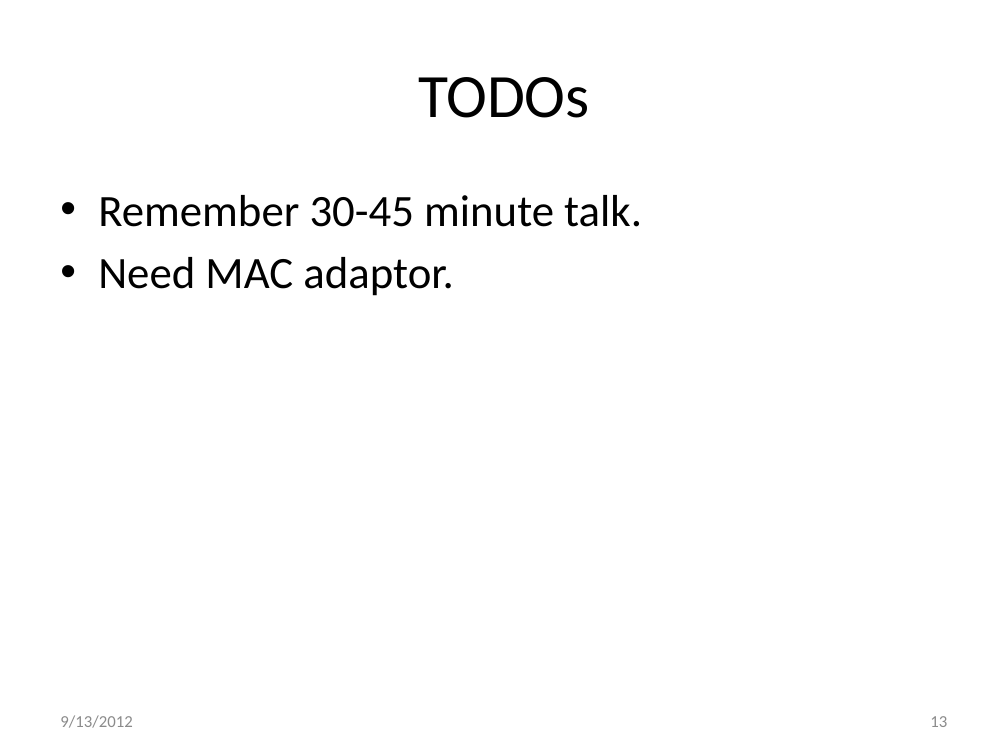
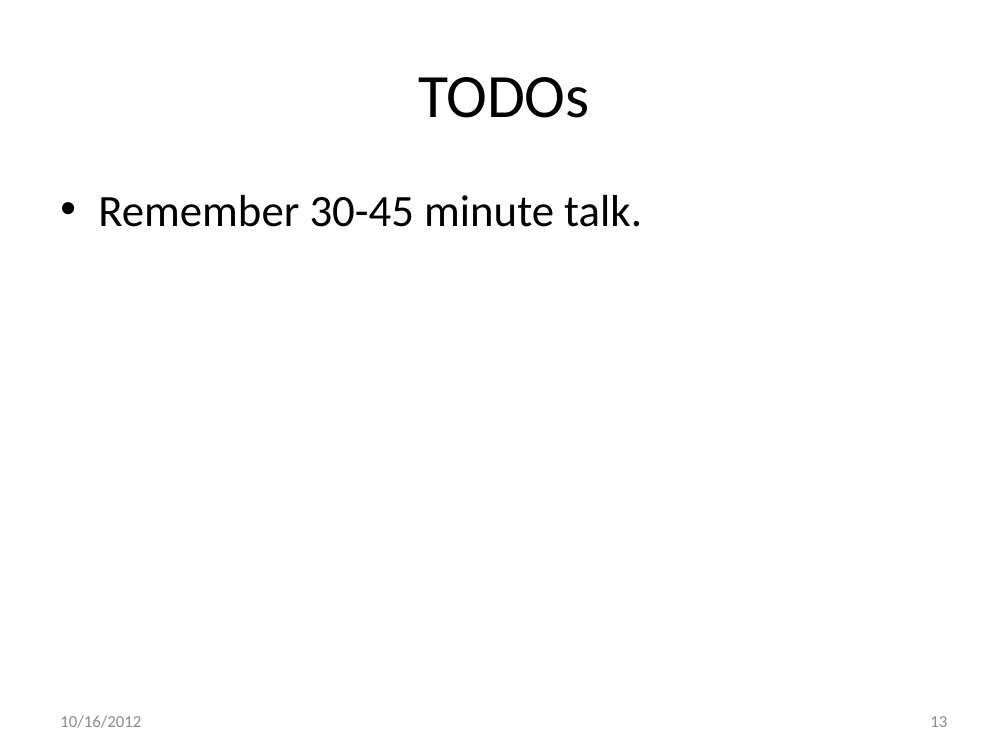
Before and after one commit to jasnow/PS4-FUZZER, a slide deck: slide 13 of fuzz-testing-experience.pptx. Drawn at 1008x756 pixels with LibreOffice and Linux fonts; fonts in the diff are those of the drawing. Boxes give left, top, right and bottom in pixels: in the first picture for what was removed or moved away, otherwise in the second. Text is boxed around its words. In the diff, an @@ line names an element or a change of style, - is before the commit and + after.

```diff
--- a/fuzz-testing-experience.pptx
+++ b/fuzz-testing-experience.pptx
@@ text at <box>98,257,453,296</box>: paragraph removed @@
-• Need MAC adaptor.
@@ text at <box>60,715,141,728</box>: text changed @@
-9/13/2012
+10/16/2012
```
Also in this commit, not shown: 11 other slides changed.
